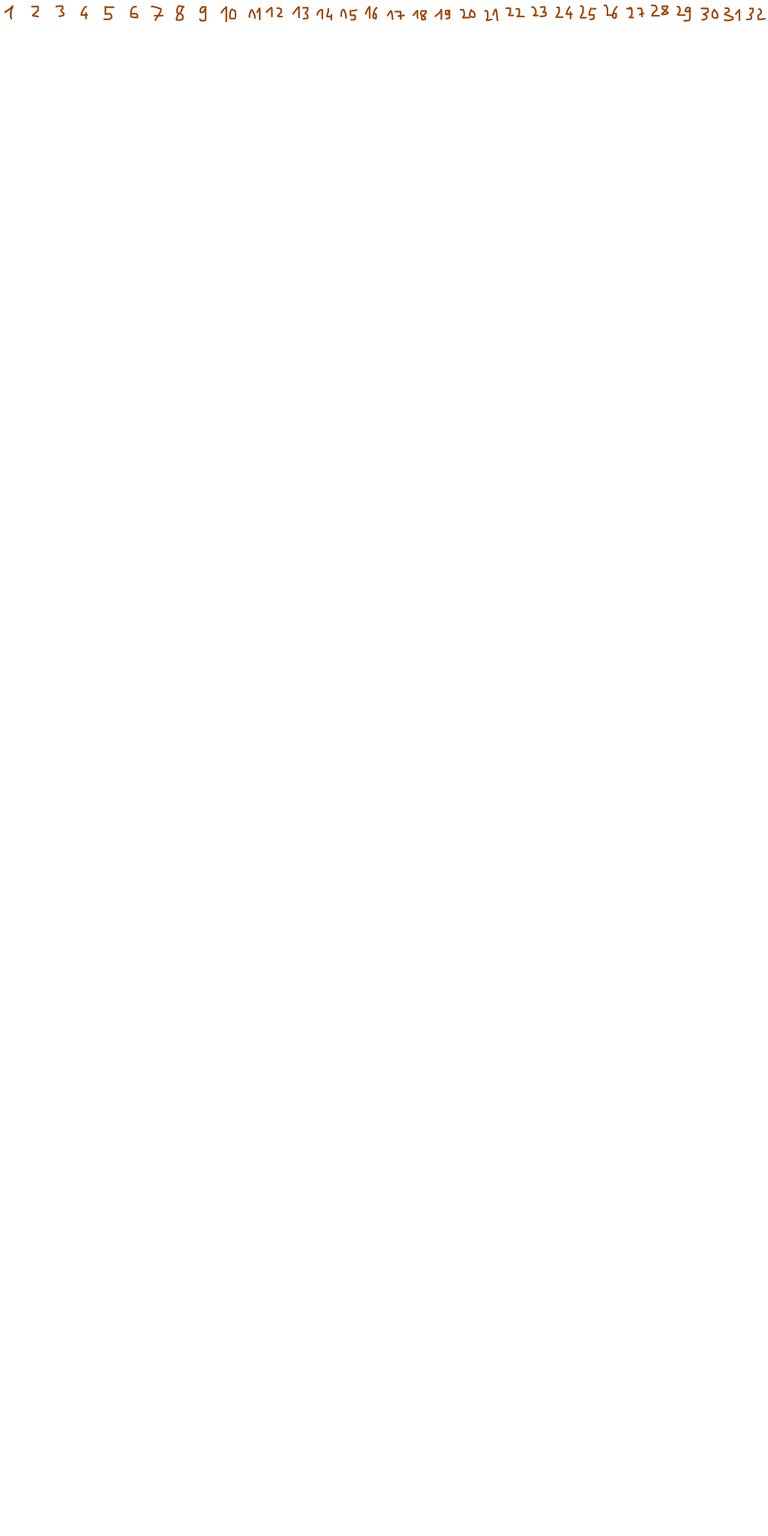
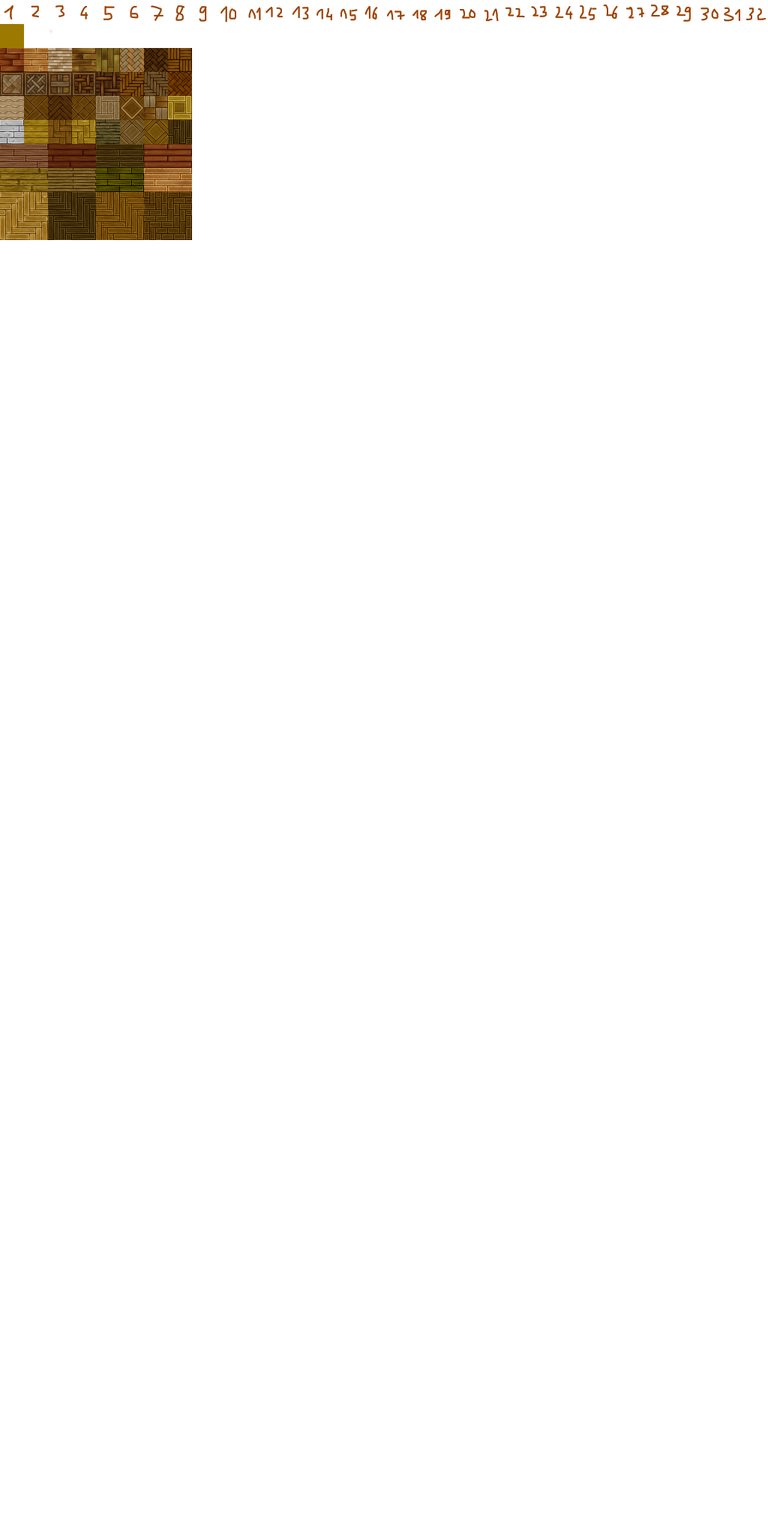
Layer changes from the first 768×1536 image to the second:
added layer "krita.sgKvua" above "Layer 6" over (0, 47, 192, 240)
added layer "Layer 6" above "floor" over (0, 23, 96, 96)
